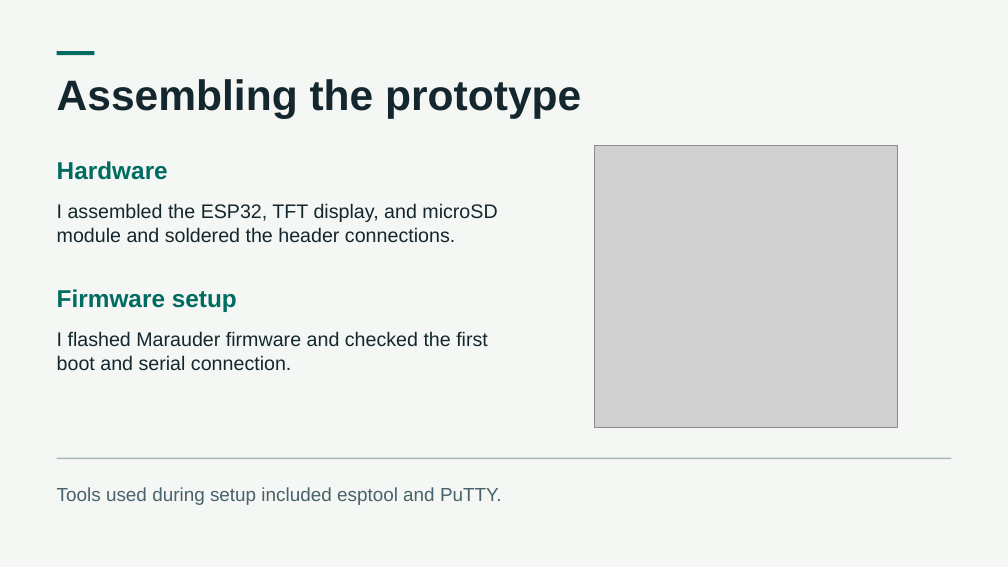
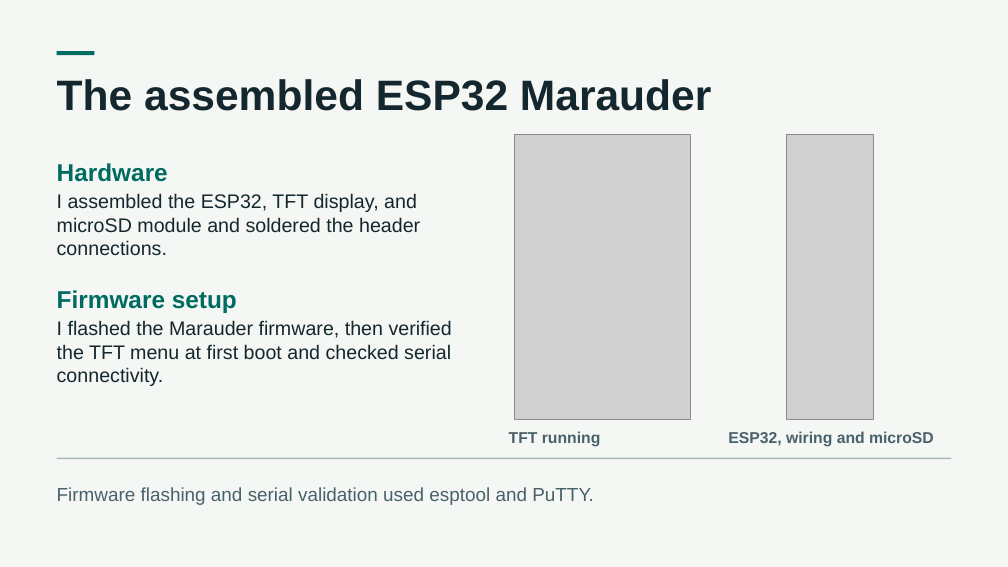
Before and after one commit to darasimiop/ESP32-Marauder-WPA2-Security-Capstone, a slide deck: slide 3 of presentation/ESP32-Marauder-WPA2-Security-Capstone.pptx. Drawn at 1008x567 pixels with LibreOffice and Linux fonts; fonts in the diff are those of the drawing; grey boxes stand for pictures. Boxes give left, top, right and bottom in pixels: in the first picture for what was removed or moved away, otherwise in the second. Text is boxed around its words. In the diff, an @@ line names an element or a change of style, - is before the commit and + after.

```diff
--- a/presentation/ESP32-Marauder-WPA2-Security-Capstone.pptx
+++ b/presentation/ESP32-Marauder-WPA2-Security-Capstone.pptx
@@ text at (57, 79, 711, 111): text changed @@
-Assembling the prototype
+The assembled ESP32 Marauder
@@ picture added at (514, 135, 691, 420) @@
@@ picture removed at (594, 146, 897, 428) @@
@@ picture added at (786, 135, 874, 420) @@
@@ text "I assembled the ESP32, TFT ..." rewrapped from (57, 203, 497, 243) to (57, 193, 420, 256) @@
@@ text at (57, 320, 452, 386): text changed @@
-I flashed Marauder firmware and checked the first boot and serial connection.
+I flashed the Marauder firmware, then verified the TFT menu at first boot and checked serial connectivity.
@@ text added at (509, 431, 601, 447), 15 pt, text #49616A, bold @@
+TFT running
@@ text added at (728, 431, 934, 447), 15 pt, text #49616A, bold @@
+ESP32, wiring and microSD
@@ text at (57, 487, 594, 505): text changed @@
-Tools used during setup included esptool and PuTTY.
+Firmware flashing and serial validation used esptool and PuTTY.
```
Also in this commit, not shown: 3 slides added, 2 slides removed, 7 other files.
